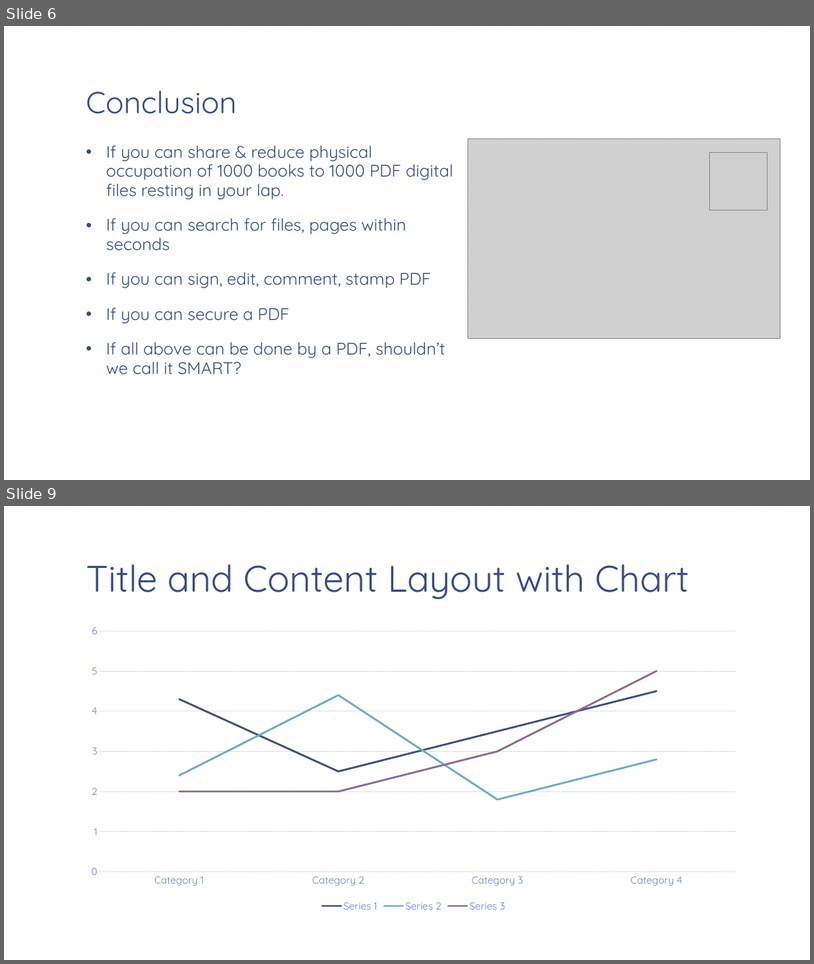
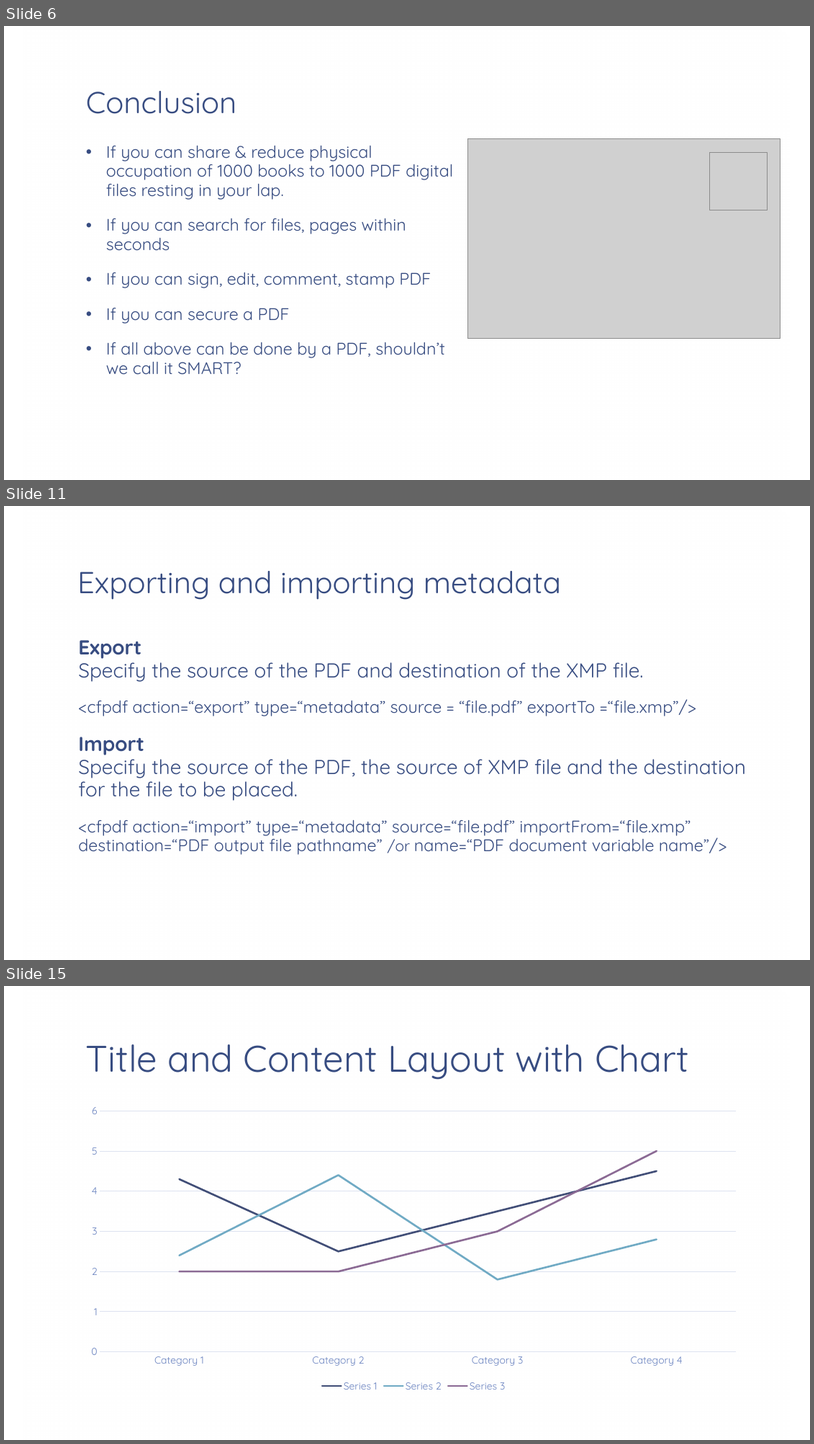
Before and after one commit to cfclick/CFSummit2016, a slide deck: powerpoint/SmartPDF/Don't Just PDF.pptx. Shown one above the other, each under a label of ours: slides 6 and 9 before the commit, slides 6, 11 and 15 after it; the slides between them are not shown. The pictures are 814x964 and 814x1444 pixels, drawn with LibreOffice and Linux fonts; fonts in the diff are those of the drawing; grey boxes stand for pictures; background and template pictures are left out. Boxes give left, top, right and bottom in pixels: in the first picture for what was removed or moved away, otherwise in the second. Text is boxed around its words. In the diff, an @@ line names an element or a change of style, - is before the commit and + after.

```diff
--- a/powerpoint/SmartPDF/Don't Just PDF.pptx
+++ b/powerpoint/SmartPDF/Don't Just PDF.pptx
@@ slide 11 added at (x1=4, y1=506, x2=810, y2=960), background picture (left out); not listed: 1 template element that a slide beside it also shows @@
@@ title added at (x1=77, y1=571, x2=561, y2=600), 36 pt, text #374C81 @@
+Exporting and importing metadata
@@ text added at (x1=78, y1=640, x2=746, y2=854), 20 pt, text #374C81 @@
+Export
+Specify the source of the PDF and destination of the XMP file.
+<cfpdf action=“export” type=“metadata” source = “file.pdf” exportTo =“file.xmp”/>
+Import
+Specify the source of the PDF, the source of XMP file and the destination for the file to be placed.
+<cfpdf action=“import” type=“metadata” source=“file.pdf” importFrom=“file.xmp” destination=“PDF output file pathname” /or name=“PDF document variable name”/>
@@ what was slide 9 is now slide 15 @@
```
Also in this commit, not shown: 2 slides changed, 6 other slides added, 1 slide removed, 1 other file.
